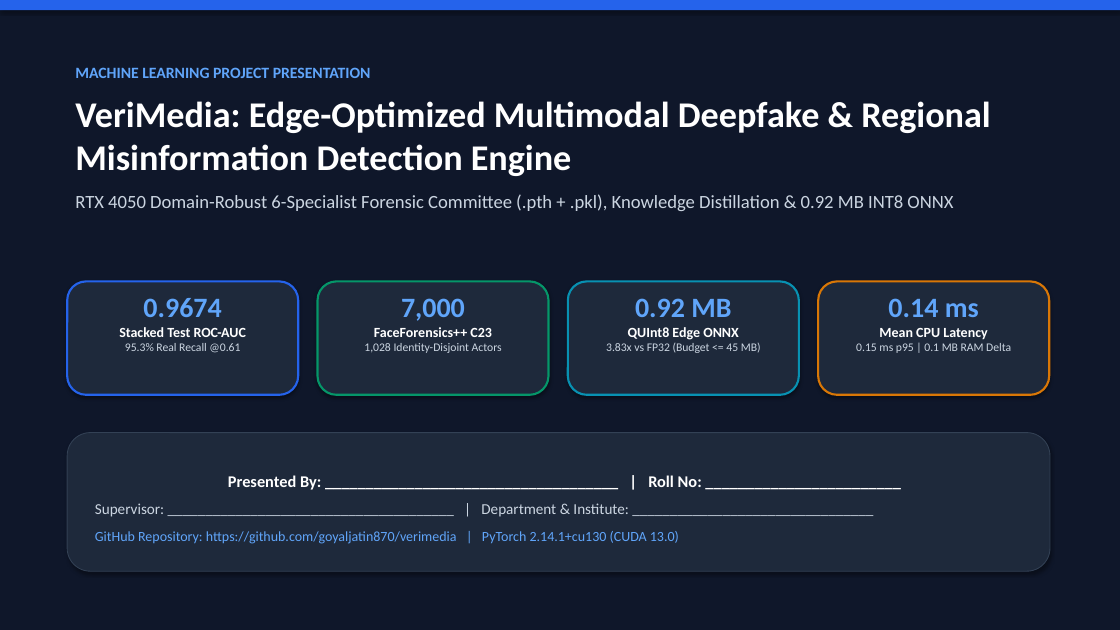
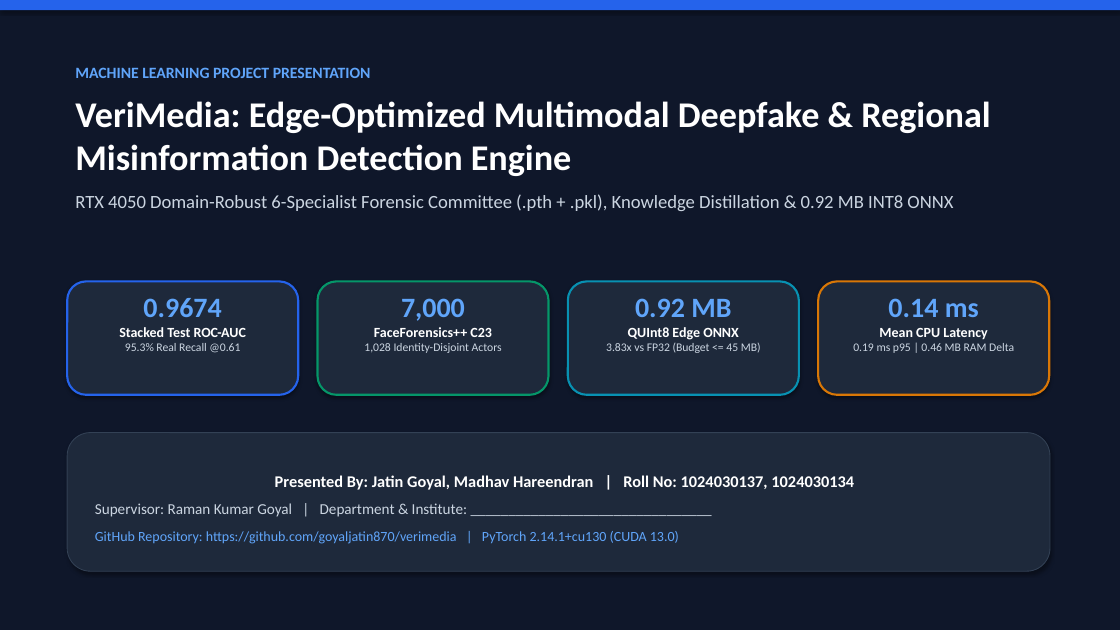
Before and after one commit to goyaljatin870/PixelProof, a slide deck: slide 1 of VeriMedia_Presentation.pptx. Drawn at 1120x630 pixels with LibreOffice and Linux fonts; fonts in the diff are those of the drawing. Boxes give left, top, right and bottom in pixels: in the first picture for what was removed or moved away, otherwise in the second. Text is boxed around its words. In the diff, an @@ line names an element or a change of style, - is before the commit and + after.

```diff
--- a/VeriMedia_Presentation.pptx
+++ b/VeriMedia_Presentation.pptx
@@ text at <box>853,343,1014,353</box>: text changed @@
-0.15 ms p95 | 0.1 MB RAM Delta
+0.19 ms p95 | 0.46 MB RAM Delta
@@ text in rounded rectangle at <box>95,475,854,517</box>: text changed @@
-Presented By: ____________________________________ | Roll No: ________________________
-Supervisor: ______________________________________ | Department & Institute: ________________________________
+Presented By: Jatin Goyal, Madhav Hareendran | Roll No: 1024030137, 1024030134
+Supervisor: Raman Kumar Goyal | Department & Institute: ________________________________
```
Also in this commit, not shown: 3 other slides changed, 7 other files.
